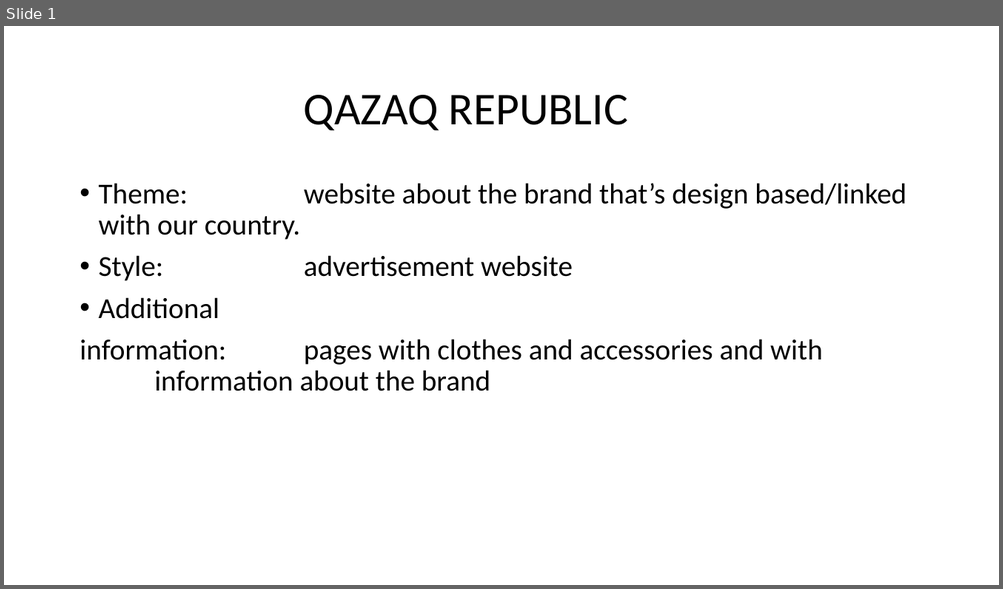
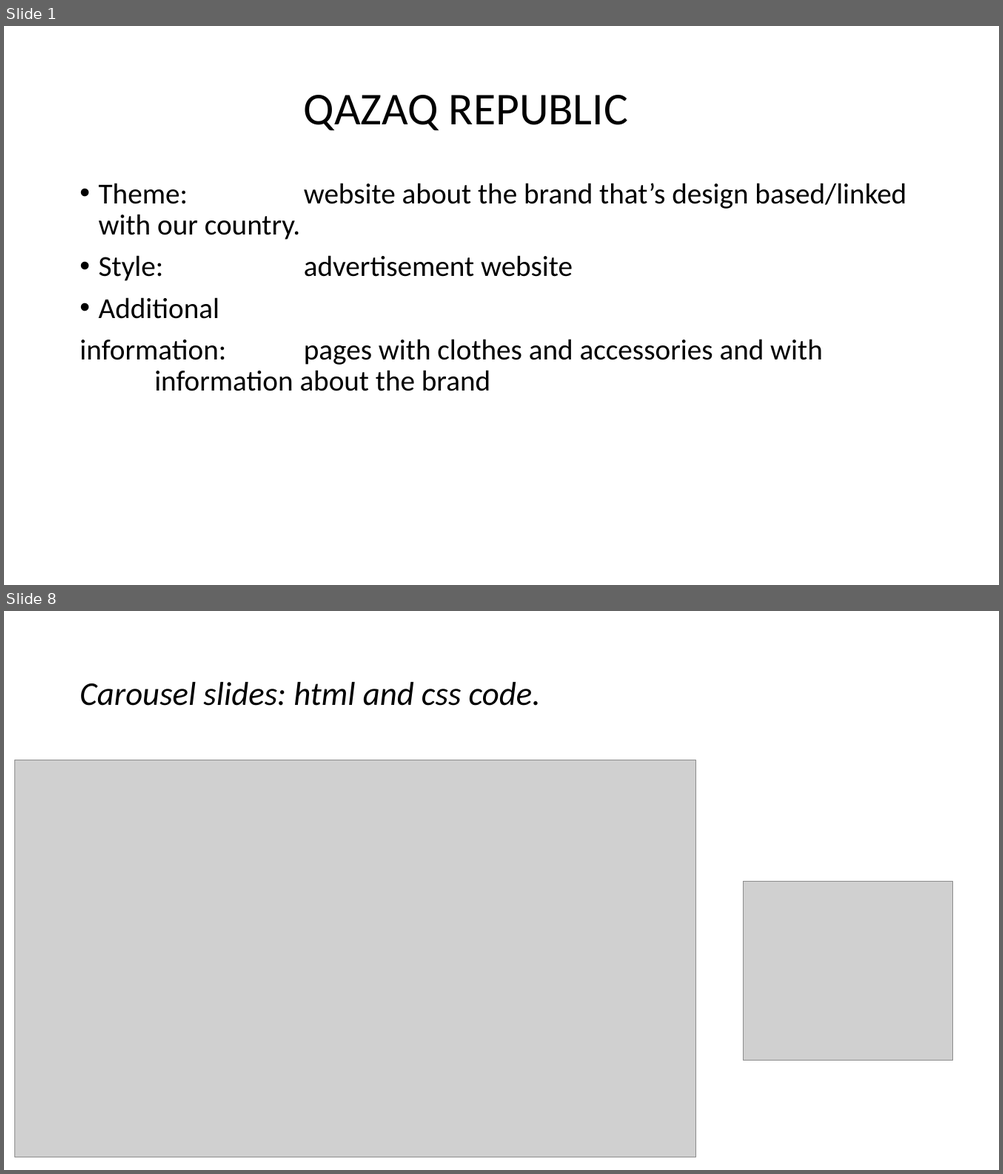
Before and after one commit to tanbayevagulnara/project-2, a slide deck: project2.pptx. Shown one above the other, each under a label of ours: slide 1 before the commit, slides 1 and 8 after it; the slides between them are not shown. The pictures are 1003x589 and 1003x1174 pixels, drawn with LibreOffice and Linux fonts; fonts in the diff are those of the drawing; grey boxes stand for pictures. Boxes give left, top, right and bottom in pixels: in the first picture for what was removed or moved away, otherwise in the second. Text is boxed around its words. In the diff, an @@ line names an element or a change of style, - is before the commit and + after.

```diff
--- a/project2.pptx
+++ b/project2.pptx
@@ slide 8 added at (4,611,999,1170), background #FFFFFF @@
@@ title added at (79,682,540,706), 32 pt, text #000000, italic @@
+Carousel slides: html and css code.
@@ picture added at (15,760,696,1158) @@
@@ picture added at (743,882,953,1061) @@
```
Also in this commit, not shown: 25 other slides added, 2 slides removed, 4 other files.
